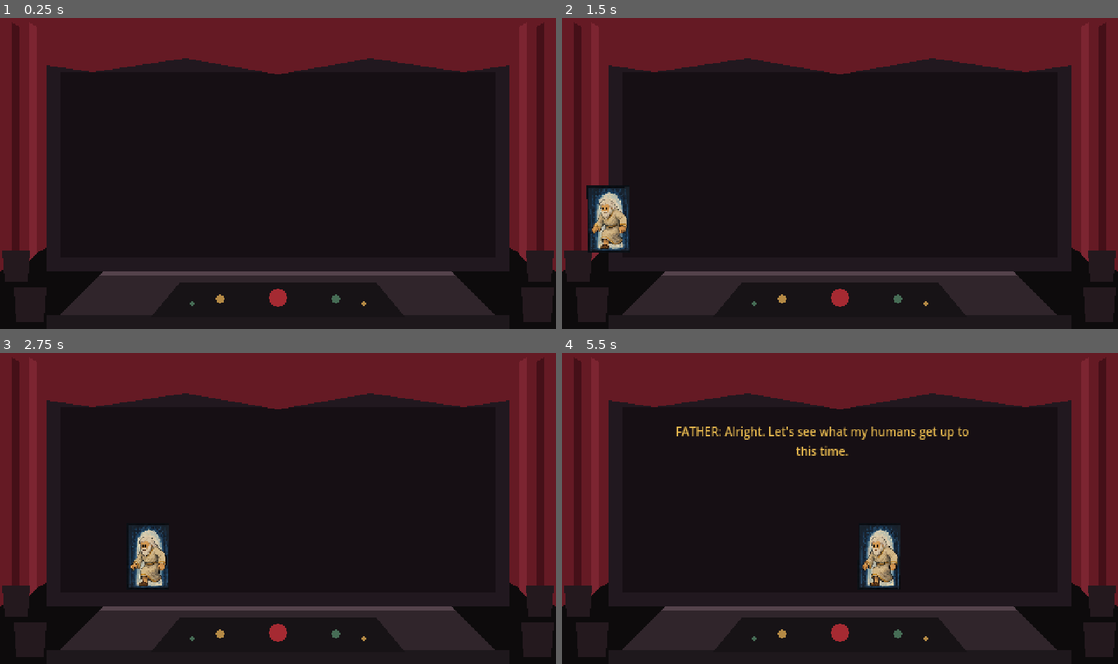
Above: before the commit, frames 1-4 (two rows, left to right).
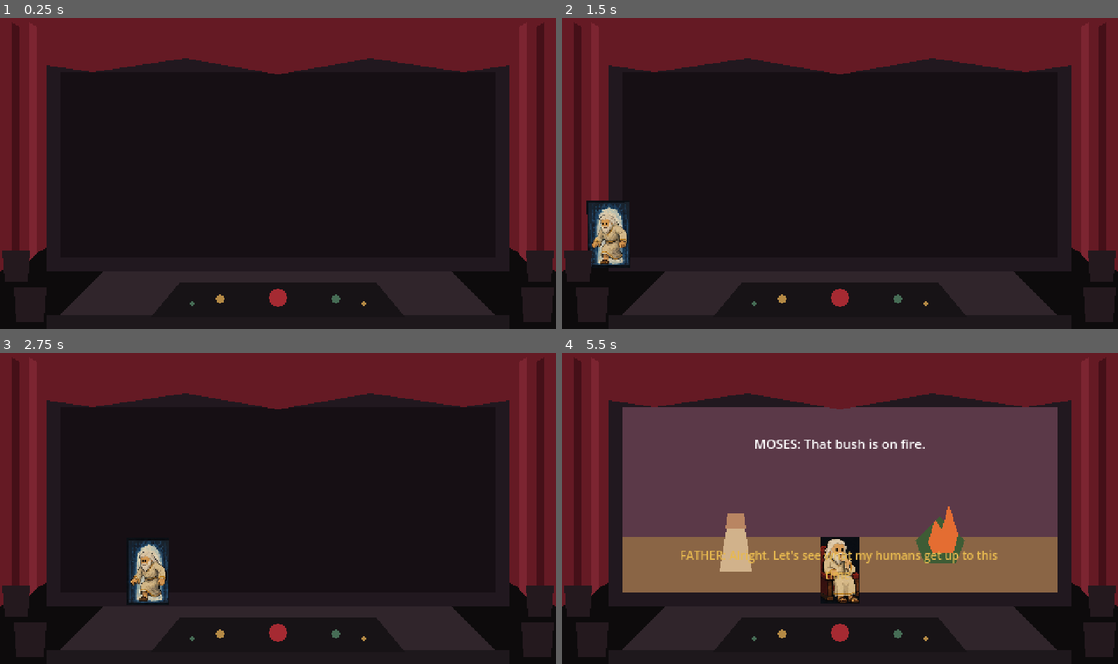
Above: after the commit, the same moments.

Repository: badmrfrosty313/the-bible-sort-of
Game: Godot game, scene res://scenes/theater/theater.tscn
Same seed, same stepped clock (60 frames per second), same inputs: the game is played once before the commit and once after it.
Inputs:
- Up to frame 1 (0.25 s): no input
- Up to frame 2 (1.5 s): tap Enter at 0.5 s
- Up to frame 3 (2.75 s): no input
- Up to frame 4 (5.5 s): tap Space at 5 s

The runs differ from the first frame. In frame 1, 0.8% of the frame differs, in the area x 17-82%, y 81-83%; in frame 2, 2.3%; in frame 3, 2.3%; in frame 4, 47%, in the area x 10-90%, y 17-83%.

Commit message:
Keep Father seated behind console during episodes

Diff:
--- a/scenes/theater/theater.gd
+++ b/scenes/theater/theater.gd
@@ -12,7 +12,6 @@
 const COLOR_DESK_FRONT := Color("#1E181C")
 const COLOR_DESK_EDGE := Color("#55434C")
 const COLOR_SEAT := Color("#24191E")
-const COLOR_SEAT_EDGE := Color("#39272F")
 const COLOR_BUTTON_RED := Color("#A52A32")
 const COLOR_BUTTON_GOLD := Color("#B58A45")
 const COLOR_BUTTON_GREEN := Color("#466C55")
@@ -21,6 +20,8 @@
 enum FatherLocation { THEATER, EPISODE, TRANSITION }
 
 var stage_content: Node2D
+var theater_character_layer: Node2D
+var theater_foreground_layer: Node2D
 var father_anchor: Marker2D
 var left_entrance: Marker2D
 var right_entrance: Marker2D
@@ -42,39 +43,54 @@
 func build_theater() -> void:
 	_build_background()
 	_build_stage()
-	_build_theater_art()
+	_build_theater_layers()
 	_build_runtime_anchors()
 	_build_father_dialogue()
 
 func _build_background() -> void:
 	var p := Polygon2D.new()
 	p.color = COLOR_BACKGROUND
-	p.polygon = PackedVector2Array([Vector2(0,0), Vector2(480,0), Vector2(480,270), Vector2(0,270)])
+	p.polygon = PackedVector2Array([Vector2(0,0),Vector2(480,0),Vector2(480,270),Vector2(0,270)])
 	add_child(p)
 
 func _build_stage() -> void:
 	var stage := Node2D.new()
 	stage.name = "Stage"
+	stage.z_index = 0
 	add_child(stage)
 	var screen := Polygon2D.new()
 	screen.color = COLOR_STAGE
-	screen.polygon = PackedVector2Array([Vector2(40,36), Vector2(440,36), Vector2(440,220), Vector2(40,220)])
+	screen.polygon = PackedVector2Array([Vector2(40,36),Vector2(440,36),Vector2(440,220),Vector2(40,220)])
 	stage.add_child(screen)
 	var inner := Polygon2D.new()
 	inner.color = Color("#160F14")
-	inner.polygon = PackedVector2Array([Vector2(52,48), Vector2(428,48), Vector2(428,208), Vector2(52,208)])
+	inner.polygon = PackedVector2Array([Vector2(52,48),Vector2(428,48),Vector2(428,208),Vector2(52,208)])
 	stage.add_child(inner)
 	stage_content = Node2D.new()
 	stage_content.name = "StageContent"
+	stage_content.z_index = 1
 	stage.add_child(stage_content)
 
-func _build_theater_art() -> void:
-	var art := Node2D.new()
-	art.name = "TheaterArt"
-	add_child(art)
-	_build_curtains(art)
-	_build_control_desk(art)
-	_build_audience(art)
+func _build_theater_layers() -> void:
+	var curtains := Node2D.new()
+	curtains.name = "Curtains"
+	curtains.z_index = 5
+	add_child(curtains)
+	_build_curtains(curtains)
+
+	# Father lives on this layer while he is in the theater. It is above the
+	# screen, but below the desk, so sitting actually looks like sitting.
+	theater_character_layer = Node2D.new()
+	theater_character_layer.name = "TheaterCharacters"
+	theater_character_layer.z_index = 8
+	add_child(theater_character_layer)
+
+	theater_foreground_layer = Node2D.new()
+	theater_foreground_layer.name = "TheaterForeground"
+	theater_foreground_layer.z_index = 12
+	add_child(theater_foreground_layer)
+	_build_control_desk(theater_foreground_layer)
+	_build_audience(theater_foreground_layer)
 
 func _build_curtains(parent: Node2D) -> void:
 	var left := Polygon2D.new()
@@ -91,7 +107,7 @@
 	top.color = COLOR_CURTAIN
 	top.polygon = PackedVector2Array([Vector2(0,0),Vector2(480,0),Vector2(480,36),Vector2(400,48),Vector2(320,36),Vector2(240,50),Vector2(160,36),Vector2(80,48),Vector2(0,36)])
 	parent.add_child(top)
-	for x in [10.0, 25.0]:
+	for x in [10.0,25.0]:
 		var fold := Polygon2D.new()
 		fold.color = COLOR_CURTAIN_DARK if x == 10.0 else COLOR_CURTAIN_HIGHLIGHT
 		fold.polygon = PackedVector2Array([Vector2(x,5),Vector2(x+7,9),Vector2(x+7,205),Vector2(x,212)])
@@ -115,19 +131,15 @@
 	front.color = COLOR_DESK_FRONT
 	front.polygon = PackedVector2Array([Vector2(40,258),Vector2(440,258),Vector2(440,270),Vector2(40,270)])
 	desk.add_child(front)
-	var edge := Polygon2D.new()
-	edge.color = COLOR_DESK_EDGE
-	edge.polygon = PackedVector2Array([Vector2(90,220),Vector2(390,220),Vector2(394,224),Vector2(86,224)])
-	desk.add_child(edge)
 	var panel := Polygon2D.new()
 	panel.color = COLOR_PANEL
 	panel.polygon = PackedVector2Array([Vector2(155,230),Vector2(325,230),Vector2(350,260),Vector2(130,260)])
 	desk.add_child(panel)
-	_create_light(desk, Vector2(240,243), 8, COLOR_BUTTON_RED)
-	_create_light(desk, Vector2(190,244), 4, COLOR_BUTTON_GOLD)
-	_create_light(desk, Vector2(290,244), 4, COLOR_BUTTON_GREEN)
-	_create_light(desk, Vector2(166,248), 2, COLOR_BUTTON_GREEN)
-	_create_light(desk, Vector2(314,248), 2, COLOR_BUTTON_GOLD)
+	_create_light(desk,Vector2(240,243),8,COLOR_BUTTON_RED)
+	_create_light(desk,Vector2(190,244),4,COLOR_BUTTON_GOLD)
+	_create_light(desk,Vector2(290,244),4,COLOR_BUTTON_GREEN)
+	_create_light(desk,Vector2(166,248),2,COLOR_BUTTON_GREEN)
+	_create_light(desk,Vector2(314,248),2,COLOR_BUTTON_GOLD)
 
 func _create_light(parent: Node2D, center: Vector2, radius: float, color: Color) -> void:
 	var light := Polygon2D.new()
@@ -135,15 +147,15 @@
 	var points := PackedVector2Array()
 	for i in range(8):
 		var a := TAU * float(i) / 8.0
-		points.append(center + Vector2(cos(a), sin(a)) * radius)
+		points.append(center + Vector2(cos(a),sin(a)) * radius)
 	light.polygon = points
 	parent.add_child(light)
 
 func _build_audience(parent: Node2D) -> void:
-	_create_seat(parent, Vector2(12,234),28,30)
-	_create_seat(parent, Vector2(450,234),28,30)
-	_create_seat(parent, Vector2(2,202),24,27)
-	_create_seat(parent, Vector2(454,202),24,27)
+	_create_seat(parent,Vector2(12,234),28,30)
+	_create_seat(parent,Vector2(450,234),28,30)
+	_create_seat(parent,Vector2(2,202),24,27)
+	_create_seat(parent,Vector2(454,202),24,27)
 
 func _create_seat(parent: Node2D, pos: Vector2, width: float, height: float) -> void:
 	var seat := Polygon2D.new()
@@ -153,11 +165,13 @@
 	parent.add_child(seat)
 
 func _build_runtime_anchors() -> void:
-	left_entrance = _marker("LeftEntrance", Vector2(-30,205))
-	right_entrance = _marker("RightEntrance", Vector2(510,205))
-	father_anchor = _marker("FatherStanding", Vector2(240,205))
-	seat_anchor = _marker("FatherSeat", Vector2(240,211))
-	episode_portal = _marker("EpisodePortal", Vector2(415,190))
+	left_entrance = _marker("LeftEntrance",Vector2(-30,218))
+	right_entrance = _marker("RightEntrance",Vector2(510,218))
+	father_anchor = _marker("FatherStanding",Vector2(240,218))
+	# Seat is intentionally lower than the old 211 anchor. The desk foreground
+	# now masks Father's lower body.
+	seat_anchor = _marker("FatherSeat",Vector2(240,226))
+	episode_portal = _marker("EpisodePortal",Vector2(430,205))
 
 func _marker(node_name: String, pos: Vector2) -> Marker2D:
 	var m := Marker2D.new()
@@ -168,15 +182,14 @@
 
 func _build_father_dialogue() -> void:
 	father_dialogue_label = Label.new()
-	father_dialogue_label.position = Vector2(110,174)
-	father_dialogue_label.size = Vector2(260,40)
+	father_dialogue_label.size = Vector2(300,42)
 	father_dialogue_label.horizontal_alignment = HORIZONTAL_ALIGNMENT_CENTER
 	father_dialogue_label.vertical_alignment = VERTICAL_ALIGNMENT_CENTER
 	father_dialogue_label.autowrap_mode = TextServer.AUTOWRAP_WORD_SMART
-	father_dialogue_label.add_theme_font_size_override("font_size", 10)
-	father_dialogue_label.add_theme_color_override("font_color", Color("#E7B94F"))
+	father_dialogue_label.add_theme_font_size_override("font_size",10)
+	father_dialogue_label.add_theme_color_override("font_color",Color("#E7B94F"))
 	father_dialogue_label.visible = false
-	father_dialogue_label.z_index = 20
+	father_dialogue_label.z_index = 30
 	add_child(father_dialogue_label)
 
 func _spawn_father() -> void:
@@ -186,14 +199,13 @@
 		return
 	father.name = "Father"
 	father.visible = false
-	father.z_index = 10
-	add_child(father)
+	theater_character_layer.add_child(father)
 
 func _run_intro() -> void:
 	father_location = FatherLocation.TRANSITION
-	await father.enter_from_left(left_entrance.global_position, father_anchor.global_position)
-	father.stand()
-	await _father_speak("Alright. Let's see what my humans get up to this time.", 1.6)
+	await father.enter_from_left(left_entrance.global_position,father_anchor.global_position)
+	father.stand()
+	await _father_speak("Alright. Let's see what my humans get up to this time.",1.6)
 	await father.move_to(seat_anchor.global_position)
 	father.sit()
 	father_location = FatherLocation.THEATER
@@ -207,7 +219,7 @@
 	current_episode.episode_finished.connect(_on_episode_finished)
 
 func _on_father_line_requested(text: String) -> void:
-	await _father_speak(text, 1.0)
+	await _father_speak(text,1.0)
 
 func _on_father_enter_requested(entry_position: Vector2) -> void:
 	await _send_father_into_episode(entry_position)
@@ -218,10 +230,11 @@
 func _father_speak(text: String, duration: float = 1.0) -> void:
 	if father_dialogue_label == null:
 		return
-	var prefix := "FATHER: "
-	father_dialogue_label.text = prefix + text
-	# Theater lines sit above the desk. Episode lines move into the screen.
-	father_dialogue_label.position = Vector2(110,174) if father_location == FatherLocation.THEATER else Vector2(95,58)
+	father_dialogue_label.text = "FATHER: " + text
+	if father_location == FatherLocation.EPISODE:
+		father_dialogue_label.position = Vector2(90,55)
+	else:
+		father_dialogue_label.position = Vector2(90,164)
 	father_dialogue_label.visible = true
 	await get_tree().create_timer(duration).timeout
 	father_dialogue_label.visible = false
@@ -232,12 +245,13 @@
 	father_location = FatherLocation.TRANSITION
 	father.stand()
 	await father.move_to(episode_portal.global_position)
-	# Store the theater representation offstage while Father is in the story.
+	# Crossing the screen edge is the handoff point. Hide before reparenting so
+	# no theater copy can remain hanging outside the curtain.
 	father.visible = false
+	father.reparent(stage_content,false)
+	father.position = entry_position
+	father.z_index = 6
 	father_location = FatherLocation.EPISODE
-	# Reuse the same authoritative Father node. Reparenting keeps identity/state.
-	father.reparent(stage_content, true)
-	father.global_position = entry_position
 	father.visible = true
 	father.stand()
 
@@ -246,8 +260,9 @@
 		return
 	father_location = FatherLocation.TRANSITION
 	father.visible = false
-	father.reparent(self, true)
+	father.reparent(theater_character_layer,false)
 	father.global_position = episode_portal.global_position
+	father.z_index = 0
 	father.visible = true
 	father.stand()
 	await father.move_to(seat_anchor.global_position)
@@ -257,4 +272,5 @@
 func _on_episode_finished() -> void:
 	if father_location == FatherLocation.EPISODE:
 		await _return_father_to_theater()
-	await _father_speak("Well. That went about as expected.", 1.4)
+	father.watch_stage()
+	await _father_speak("Well. That went about as expected.",1.4)
